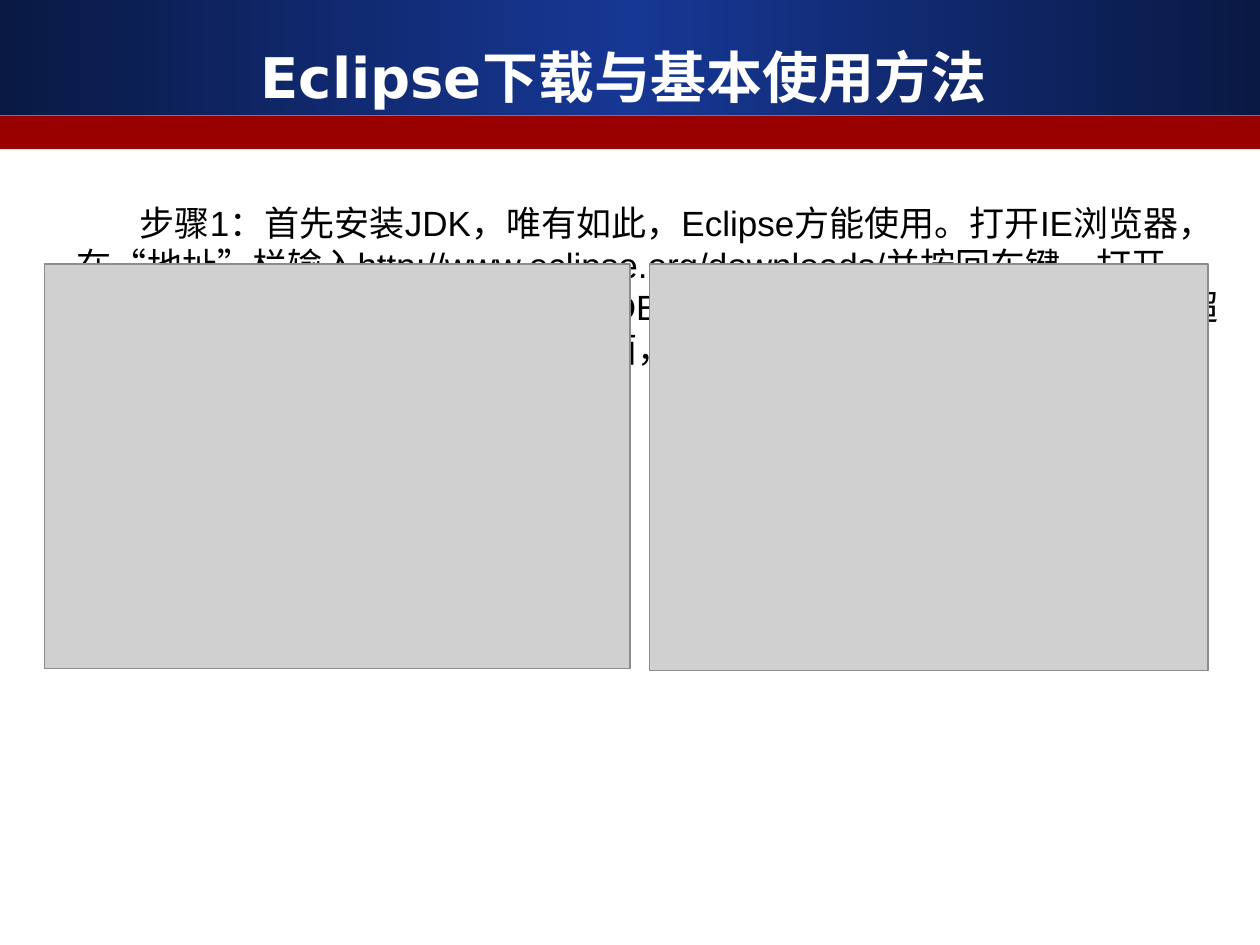
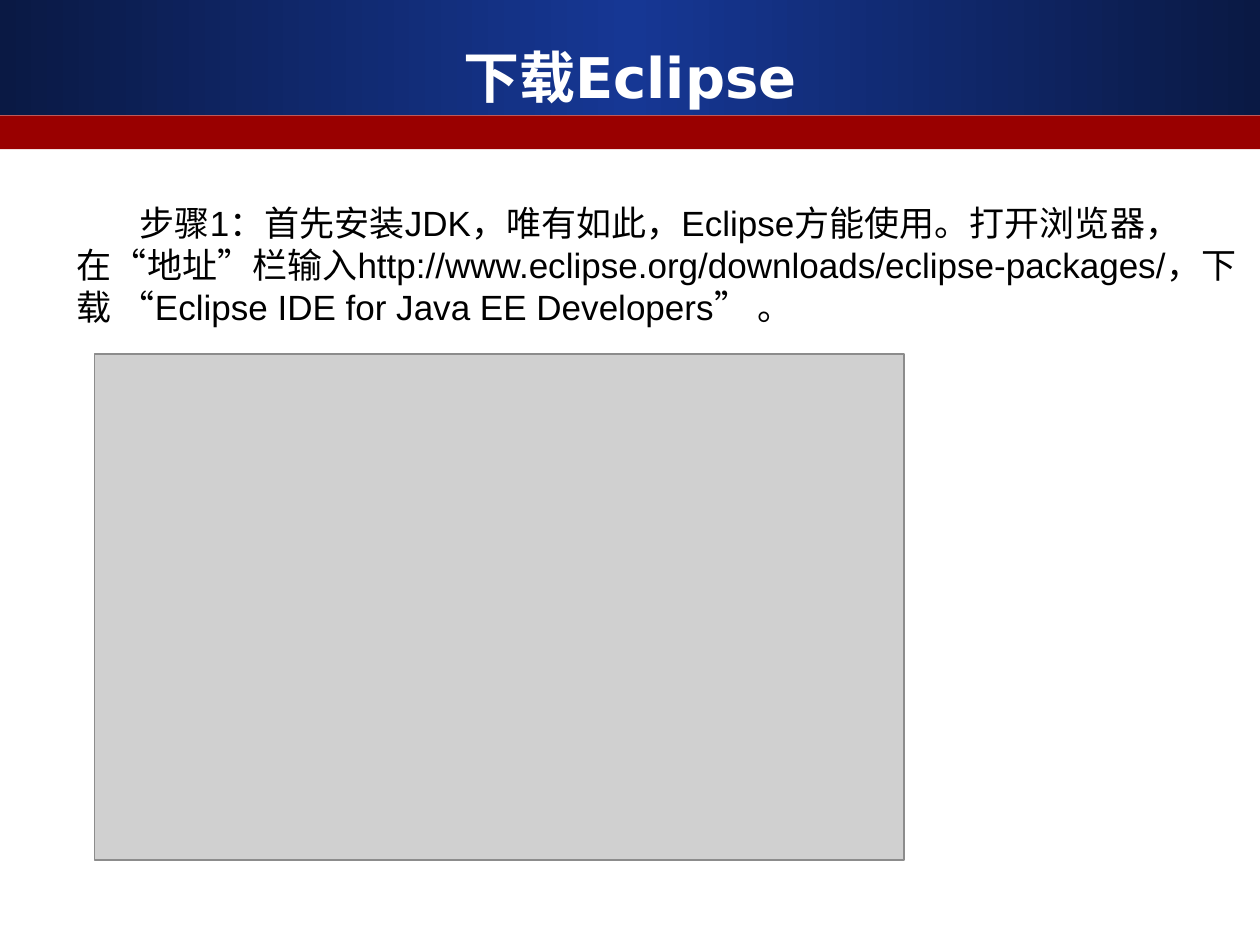
Before and after one commit to ALiberInc/Training, a slide deck: slide 44 of Java/第一章_Java简介.ppt. Drawn at 1260x945 pixels with LibreOffice and Linux fonts; fonts in the diff are those of the drawing; grey boxes stand for pictures. Boxes give left, top, right and bottom in pixels: in the first picture for what was removed or moved away, otherwise in the second. Text is boxed around its words. In the diff, an @@ line names an element or a change of style, - is before the commit and + after.

```diff
--- a/Java/第一章_Java简介.ppt
+++ b/Java/第一章_Java简介.ppt
@@ title at (463,50,796,110): text changed @@
-Eclipse下载与基本使用方法
+下载Eclipse
@@ text at (77,206,1237,328): text changed @@
-步骤1：首先安装JDK，唯有如此，Eclipse方能使用。打开IE浏览器，在“地址”栏输入http://www.eclipse.org/downloads/并按回车键，打开Eclipse下载页面。 单击“Eclipse IDE for Java EE Developers(163M)”超级链接，打开文档下载站点选择页面，单击某个站点即可开始下载文件 。
+步骤1：首先安装JDK，唯有如此，Eclipse方能使用。打开浏览器，在“地址”栏输入http://www.eclipse.org/downloads/eclipse-packages/，下载 “Eclipse IDE for Java EE Developers” 。
@@ picture removed at (650,265,1208,672) @@
@@ picture: place and size @@
-picture at (44,265,630,669)
+picture at (94,354,905,861)
```
Also in this commit, not shown: 7 other slides changed.
